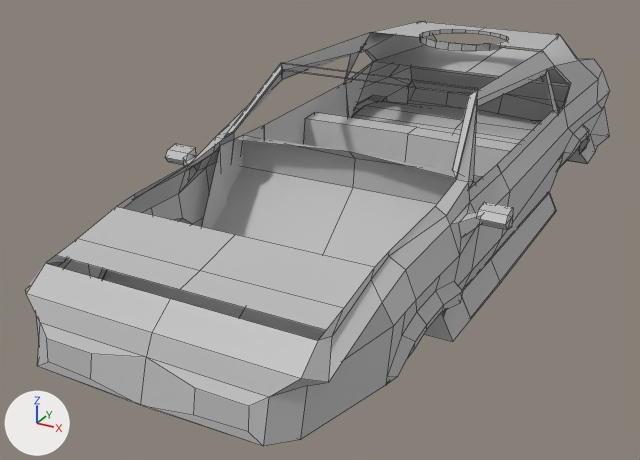
The FBX model Assets/Models/Vehicles/NewInterceptor/InterceptorBody.fbx as it was, and as the next commit left it.
Both versions are drawn from a camera (50 mm lens) standing at (0.196, -0.452, 0.189) and looking at (-0.034, -0.033, -0.02). The lights are fixed; the arrows at lower left show +X, +Y and +Z. Mesh edges are drawn as thin lines. Where no turn or scale is listed for an object, it has been applied to the vertices. Vertices at the same position are counted once.

The scene before the commit, as lines of its bpy script (objects in view):
```python
me_mesh = bpy.data.meshes.new('Mesh')
me_mesh.from_pydata(...)  # 527 vertices, 428 faces; spans x -0.099..0.099, y -0.227..0.227, z -0.054..0.054
me_mesh.materials.append(mat_lambert1)  # grey #bcbcbc
# before: 191 (0.05, -0.224, -0.02) at pixel (248, 406), 192 (0.05, -0.225, -0.031) at pixel (248, 431), 197 (0.026, -0.226, -0.031) at pixel (193, 415), 206 (0.026, -0.224, -0.02) at pixel (195, 388), 230 (0.026, -0.224, -0.02) at pixel (195, 388)
# before: 254 (-0.026, -0.224, -0.02) at pixel (91, 353), 258 (-0.026, -0.226, -0.031) at pixel (90, 379), 267 (-0.05, -0.225, -0.031) at pixel (48, 361), 268 (-0.026, -0.224, -0.02) at pixel (91, 353), 269 (-0.05, -0.224, -0.02) at pixel (46, 338)
# before: 451 (0.0, 0.179, -0.044), 467 (0.0, 0.173, -0.034), 495 (0.075, 0.173, -0.034) at pixel (578, 150), 501 (0.081, 0.179, -0.044) at pixel (587, 163), 503 (0.081, 0.18, -0.044) at pixel (587, 163)
# before: 506 (0.075, 0.174, -0.035) at pixel (579, 151), 511 (0.081, 0.202, -0.042) at pixel (595, 151), 514 (0.075, 0.174, -0.033) at pixel (578, 149), 517 (0.075, 0.174, -0.035) at pixel (579, 151), 519 (0.075, 0.207, -0.03) at pixel (590, 133)
ob_interceptorbody = bpy.data.objects.new('InterceptorBody', me_mesh)
ob_interceptorbody.location = (-0.0095, 0.0, 0.0178)
```
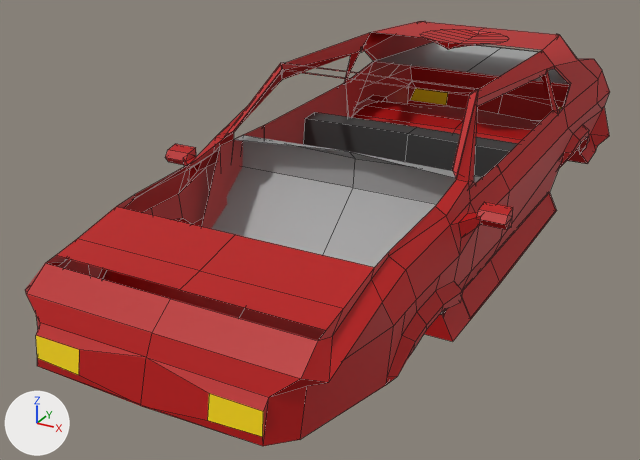
Changed parts and their boxes [x1, y1, x2, y2] in the pictures (640 x 460 px; the box of a moved part takes in the faces that stretch with it):
part 1 of me_mesh, moved or reshaped
    both: [374, 29, 568, 319]
part 2 of me_mesh, moved or reshaped
    before: [37, 323, 269, 446]
    after: [36, 323, 269, 446]
part 3 of me_mesh, moved or reshaped
    both: [567, 134, 595, 164]
part 4 of me_mesh, recoloured (grey to red)
    both: [25, 21, 610, 446]
part 5 of me_mesh, recoloured (grey to black)
    both: [303, 112, 518, 177]
part 6 of me_mesh, recoloured
    both: [211, 45, 569, 267]
part 7 of me_mesh, recoloured (grey to yellow)
    both: [410, 88, 562, 110]

The change, as a diff of the scene's bpy script:
```diff
--- a/Assets/Models/Vehicles/NewInterceptor/InterceptorBody.fbx.py
+++ b/Assets/Models/Vehicles/NewInterceptor/InterceptorBody.fbx.py
@@ mat_interior @@
+mat_interior = principled_material('interior')
+mat_interior.base_color = (0.362, 0.362, 0.362)  # grey #a2a2a2
@@ mat_lights @@
+mat_lights = principled_material('lights')
+mat_lights.base_color = (1.0, 0.711, 0.0)  # yellow #ffdb00
@@ mat_lambert6 @@
+mat_lambert6 = principled_material('lambert6')
+mat_lambert6.base_color = (0.036, 0.036, 0.036)  # black #353535
@@ me_mesh @@
 # verts and faces of me_mesh; kept vertices keep their numbers, new ones are numbered from 527
-me_mesh.from_pydata(...)  # 527 vertices, 428 faces; spans x -0.099..0.099, y -0.227..0.227, z -0.054..0.054
+me_mesh.from_pydata(...)  # 518 vertices, 424 faces; spans x -0.099..0.099, y -0.227..0.227, z -0.054..0.054
+# me_mesh part 1
+# 19 vertices are removed from x -0.03..0.03, y -0.02..0.153, z 0.046..0.05
+# 50 faces are deleted
+# 4 vertices move within x 0.081, y -0.017..0.098, z -0.054..-0.052
+# 10 vertices are added at x 0.0..0.06, y -0.013..0.153, z 0.046..0.053
+# 46 new faces join them, mat_phong1 (red #b70000)
+# me_mesh part 2
+for i in [254, 258, 268]: verts[i] += (-0.006, 0.0, 0.0)
+for i in [197, 206, 230]: verts[i] += (0.006, 0.0, 0.0)
+verts[267] = (-0.057, -0.225, -0.031)  # moved, pixel (37, 358)
+verts[269] = (-0.057, -0.224, -0.02)  # moved, pixel (35, 335)
+verts[192] = (0.057, -0.225, -0.031)  # moved, pixel (262, 436)
+verts[191] = (0.057, -0.224, -0.02)  # moved, pixel (263, 411)
+# me_mesh part 3
+delete_faces([(451, 501, 506, 495, 467), (495, 517, 514), (495, 506, 517), (503, 511, 519, 514, 517), (501, 503, 517, 506)])
+faces += [(495, 506, 514), (495, 517, 506), (503, 511, 519, 514, 506), (451, 501, 517, 495, 467), (501, 503, 506, 517)]  # mat_phong1 (red #b70000)
+# me_mesh part 4: 354 faces spanning x -0.099..0.099, y -0.227..0.227, z -0.054..0.054 switch from mat_lambert1 (grey #bcbcbc) to mat_phong1 (red #b70000)
+# me_mesh part 5: 12 faces spanning x -0.073..0.073, y -0.016..0.051, z -0.044..0.007 switch from mat_lambert1 (grey #bcbcbc) to mat_lambert6 (black #353535)
+# me_mesh part 6: 8 faces spanning x -0.075..0.075, y -0.088..0.209, z -0.041..0.026 switch from mat_lambert1 (grey #bcbcbc) to mat_interior (grey #a2a2a2)
+# me_mesh part 7: 4 faces spanning x -0.077..0.077, y -0.226..0.223, z -0.031..-0.018 switch from mat_lambert1 (grey #bcbcbc) to mat_lights (yellow #ffdb00)
+me_mesh.materials.append(mat_mirror)  # white #ffffff
```
